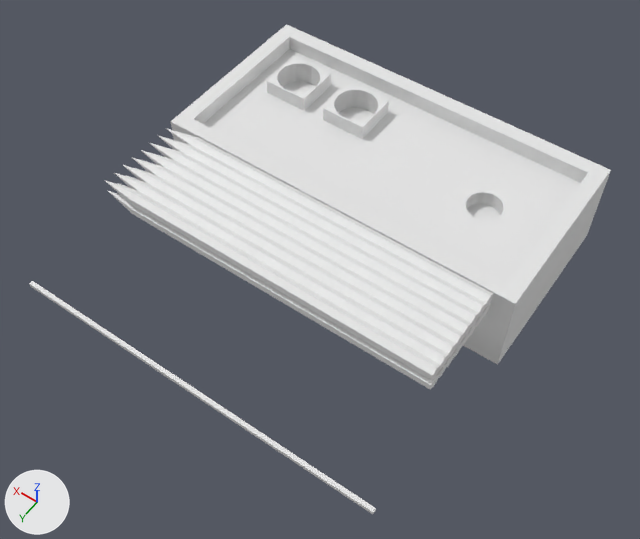
One commit to the Blender file nintendo-pencil/nintendo-pencil.blend: the scene before it, then after it.
Camera for both pictures: a 50 mm camera at (-156.0, 192.0, 342.0) aimed at (-7.0, -16.0, 15.0). The lights are fixed; the arrows at lower left show +X, +Y and +Z.

Names of what the first picture shows: 'Controllerbody', 'Pencil stack', 'measure'.
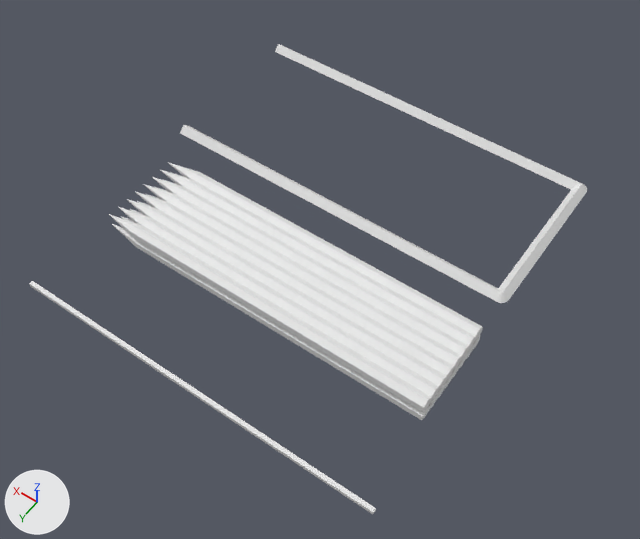
Commit message: before freeze groove

ob_cube_001 is not drawn itself; it is used by a modifier of ob_controllerbody.

Boxes (x1, y1, x2, y2) around the edits, measured in the pictures (640 x 539 px):
'Controllerbody', added, hidden
    before: (171, 24, 611, 365)
'Pencil stack', moved
    before: (105, 128, 494, 389)
    after: (109, 162, 483, 420)
'01 X groove right', added
    after: (180, 125, 508, 303)
'01 X groove left', added
    after: (275, 44, 587, 190)
'01 Y groove front', added
    after: (499, 184, 587, 300)

Patch to the scene script:
```diff
--- a/nintendo-pencil/nintendo-pencil.blend.py
+++ b/nintendo-pencil/nintendo-pencil.blend.py
@@ me_cube_012 @@
+me_cube_012.from_pydata(...)  # 150 vertices, 80 faces; spans x -1.04..1.0, y -1.07..1.4, z -1.4..1.08
@@ me_cube_008 @@
+me_cube_008.from_pydata(...)  # a box spanning x -1.0..0.97, y -1.0..1.0, z -1.0..1.0
@@ ob_pencil_stack @@
 ob_pencil_stack = bpy.data.objects.new('Pencil stack', me_cylinder)
-ob_pencil_stack.location = (-0.6, -20.8, 42.0)
+ob_pencil_stack.location = (-0.6, -18.0, 21.4)
 ob_pencil_stack.rotation_euler = (1.571, 0.0, 1.571)  # degrees (90, 0, 90)
@@ ob_controllerbody @@
 ob_controllerbody.scale = (7.9, 7.9, 7.9)
+_m = ob_controllerbody.modifiers.new('Boolean', 'BOOLEAN')
+_m.object = ob_cube_001
+_m.operation = 'INTERSECT'
+_m.solver = 'FLOAT'
+ob_controllerbody.hide_viewport = True
@@ ob_cube_001 @@
+ob_cube_001 = bpy.data.objects.new('Cube.001', me_cube_002.copy())  # the mesh of ob_measure
+ob_cube_001.location = (47.33, -77.51, 72.74)
+ob_cube_001.scale = (135.0, 39.4, 44.4)
+ob_cube_001.hide_viewport = True
@@ ob_01_x_groove_right @@
+ob_01_x_groove_right = bpy.data.objects.new('01 X groove right', me_cube_012)
+ob_01_x_groove_right.location = (2.9, -38.1, 31.7)
+ob_01_x_groove_right.rotation_euler = (3.927, 0.0, 0.0)  # degrees (225, 0, 0)
+ob_01_x_groove_right.scale = (90.3, 2.36, 2.36)
@@ ob_01_x_groove_left @@
+ob_01_x_groove_left = bpy.data.objects.new('01 X groove left', me_cube_012.copy())
+ob_01_x_groove_left.location = (2.9, -117.0, 31.7)
+ob_01_x_groove_left.rotation_euler = (0.785, 0.0, 0.0)  # degrees (45, 0, 0)
+ob_01_x_groove_left.scale = (90.3, 2.36, 2.36)
@@ ob_01_y_groove_front @@
+ob_01_y_groove_front = bpy.data.objects.new('01 Y groove front', me_cube_008)
+ob_01_y_groove_front.location = (-87.4, -77.1, 31.7)
+ob_01_y_groove_front.rotation_euler = (0.785, 0.0, 1.571)  # degrees (45, 0, 90)
+ob_01_y_groove_front.scale = (39.9, 2.36, 2.36)
```
